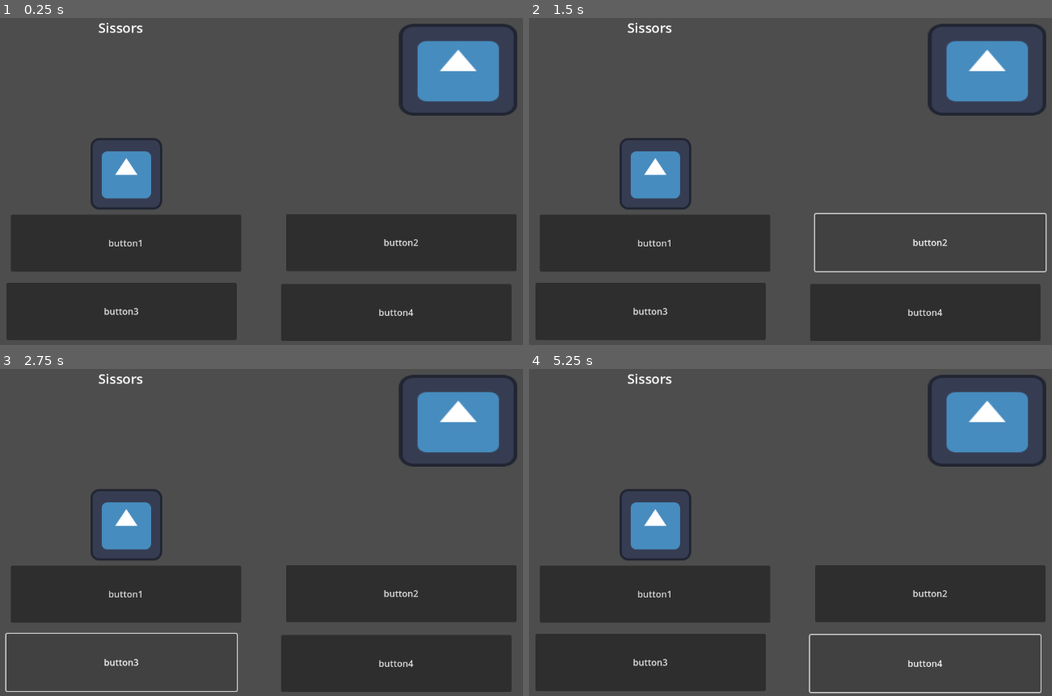
Above: before the commit, frames 1-4 (two rows, left to right).
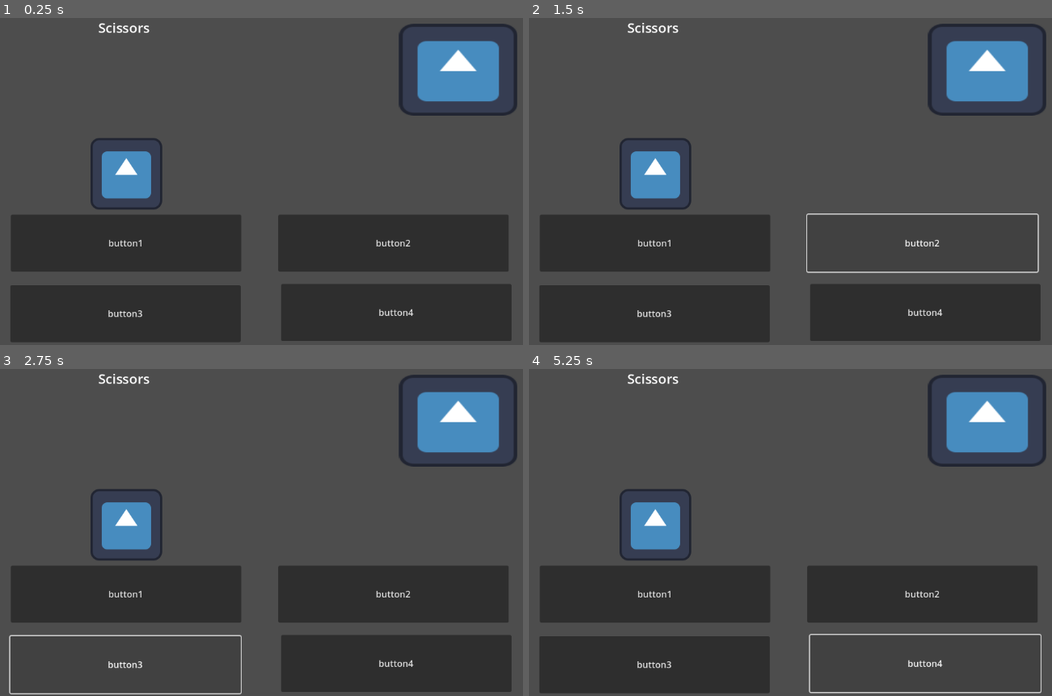
Above: after the commit, the same moments.

Repository: S1lv3rn/GGJ2024
Game: Godot game, scene res://joke_mini_game.tscn
Same seed, same stepped clock (60 frames per second), same inputs: the game is played once before the commit and once after it. The engine's default icon, where the game draws it, is replaced by a stand-in: a white triangle on a blue panel in a dark square.
Inputs:
- Up to frame 1 (0.25 s): no input
- Up to frame 2 (1.5 s): click "button1" at 0.5 s; click "button2" at 1.25 s
- Up to frame 3 (2.75 s): click "button3" at 2 s
- Up to frame 4 (5.25 s): click "button4" at 2.75 s; click "button2" at 3.5 s; click "button3" at 4.25 s; click "button4" at 5 s

The runs differ from the first frame. In frame 1, 1.7% of the frame differs, in the area x 1-99%, y 1-100%; in frame 2, 1.8%; in frame 3, 1.8%, in the area x 0-99%, y 1-100%; in frame 4, 1.7%.

Commit message:
moved stuff

Diff:
--- a/joke_mini_game.gd
+++ b/joke_mini_game.gd
@@ -8,10 +8,10 @@
 
 
 func _ready():
+	%Button5.visible = false
 	%Button2.visible = false
 	%Button3.visible = false
 	%Button4.visible = false
-	%Button5.visible = false
 	chooseQuestion()
 
 func chooseQuestion():
@@ -22,16 +22,16 @@
 	elif questionNum == 2:
 		%KingsTalk.text = "Paper"
 	else:
-		%KingsTalk.text = "Sissors"
+		%KingsTalk.text = "Scissors"
 
+	%Button5.visible = true
 	%Button2.visible = true
 	%Button3.visible = true
 	%Button4.visible = true
-	%Button5.visible = true
+	%Button5.text = "button1"
 	%Button2.text = "button2"
 	%Button3.text = "button3"
 	%Button4.text = "button4"
-	%Button5.text = "button1"
 
 # on button
 
--- a/joke_mini_game.tscn
+++ b/joke_mini_game.tscn
@@ -29,18 +29,18 @@
 
 [node name="Button2" type="Button" parent="."]
 unique_name_in_owner = true
-offset_left = 568.0
-offset_top = 414.0
-offset_right = 979.0
-offset_bottom = 516.0
+offset_left = 554.0
+offset_top = 415.0
+offset_right = 965.0
+offset_bottom = 517.0
 text = "Option 2"
 
 [node name="Button3" type="Button" parent="."]
 unique_name_in_owner = true
-offset_left = 69.0
-offset_top = 537.0
-offset_right = 480.0
-offset_bottom = 639.0
+offset_left = 76.0
+offset_top = 541.0
+offset_right = 487.0
+offset_bottom = 643.0
 text = "Option 3"
 
 [node name="Button4" type="Button" parent="."]
